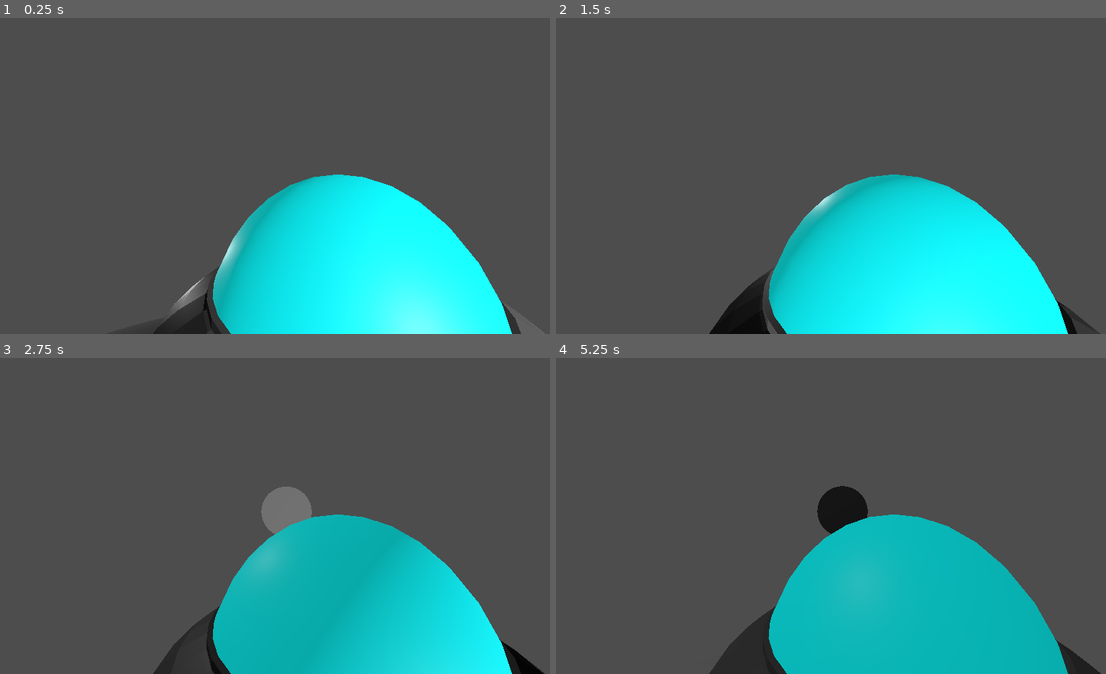
Above: before the commit, frames 1-4 (two rows, left to right).
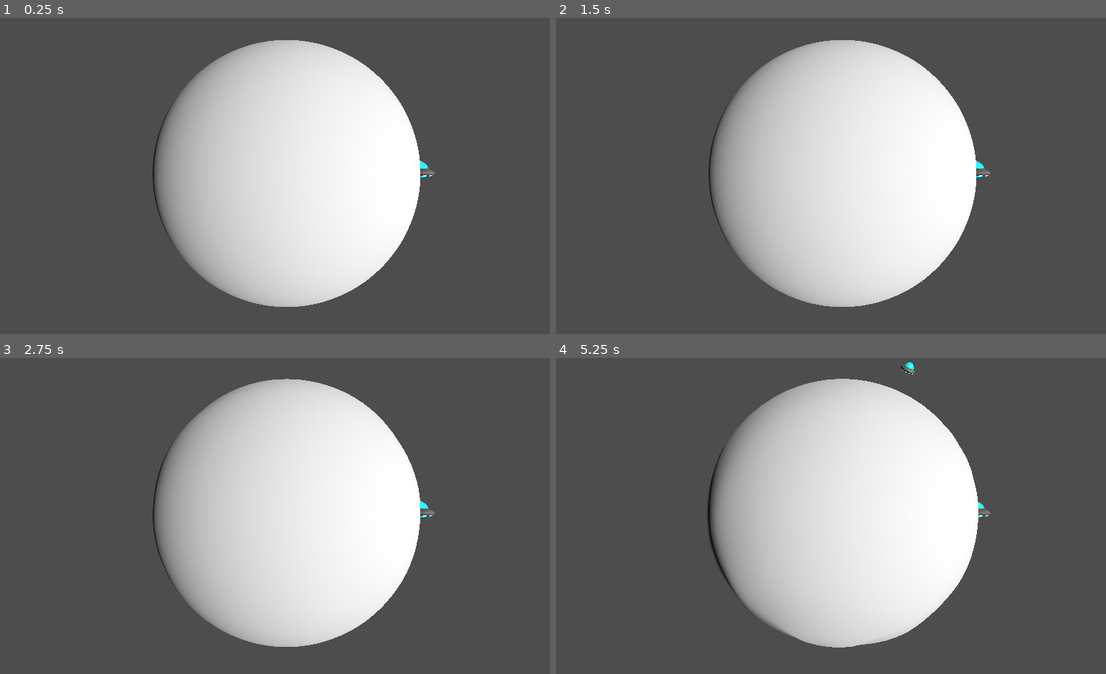
Above: after the commit, the same moments.

Repository: Routund/Earth_shakers
Game: Godot game, scene res://Scenes/test.tscn
Same seed, same stepped clock (60 frames per second), same inputs: the game is played once before the commit and once after it.
Inputs (mouse positions are in pixels of both pictures, inside the frame that each line leads up to):
- Up to frame 1 (0.25 s): no input
- Up to frame 2 (1.5 s): tap Enter at 0.5 s; move the mouse to (875, 172) at 0.52 s; hold Up (up) from 0.53 s (still down); tap Ctrl (ground_pound, bound only after the commit) at 0.6 s; tap Space (jump) at 0.77, 0.8, 1.07, 1.25, 1.35 s; move the mouse to (814, 176) at 1.27 s
- Up to frame 3 (2.75 s): keep holding Up (up); tap Space (jump) at 1.52, 1.82, 2.3 s; tap Ctrl (ground_pound, bound only after the commit) at 1.55 s; move the mouse to (302, 506) at 2.02 s; press the mouse at (302, 506) at 2.03 s
- Up to frame 4 (5.25 s): keep holding Up (up); move the mouse to (836, 519) at 2.77 s; release the mouse at (836, 519) at 2.78 s; tap Ctrl (ground_pound, bound only after the commit) at 2.85, 3.6, 4.55 s; tap Space (jump) at 3.02, 3.32, 3.77, 3.8, 4.07, 4.35, 4.52, 4.82 s; move the mouse to (886, 516) at 3.52 s; move the mouse to (798, 509) at 4.27 s; move the mouse to (847, 512) at 5.02 s; press the mouse at (847, 512) at 5.03 s

The runs differ from the first frame. In frame 1, 43% of the frame differs, in the area x 25-100%, y 7-100%; in frame 2, 43%; in frame 3, 43%; in frame 4, 44%, in the area x 27-100%, y 1-100%.

Commit message:
Worked on ground pounding

Diff:
--- a/Scenes/test.tscn
+++ b/Scenes/test.tscn
@@ -1,10 +1,11 @@
-[gd_scene load_steps=10 format=3 uid="uid://bi16iyfo3yx4e"]
+[gd_scene load_steps=11 format=3 uid="uid://bi16iyfo3yx4e"]
 
 [ext_resource type="Shader" path="res://Shaders/planet_wave.gdshader" id="1_nw1d7"]
 [ext_resource type="Script" path="res://Scripts/UvSphere.gd" id="3_08ukf"]
 [ext_resource type="PackedScene" uid="uid://cnjb7mb2dxn31" path="res://Sculptures/UFO.glb" id="4_luwtk"]
 [ext_resource type="PackedScene" uid="uid://cdq77svver7c0" path="res://Scenes/player.tscn" id="4_n1flc"]
 [ext_resource type="Script" path="res://Scripts/enemy_spawner.gd" id="5_jv2rp"]
+[ext_resource type="Script" path="res://Scripts/test_camera.gd" id="6_7i4cg"]
 
 [sub_resource type="CapsuleMesh" id="CapsuleMesh_x20ug"]
 
@@ -64,4 +65,8 @@
 [node name="Spawn_Timer" type="Timer" parent="Enemy_Spawner"]
 autostart = true
 
+[node name="Camera3D" type="Camera3D" parent="."]
+transform = Transform3D(1, 0, 0, 0, 1, 0, 0, 0, 1, 0, 0, 14.8607)
+script = ExtResource("6_7i4cg")
+
 [connection signal="timeout" from="Enemy_Spawner/Spawn_Timer" to="Enemy_Spawner" method="_on_timer_timeout"]
--- a/Scripts/UvSphere.gd
+++ b/Scripts/UvSphere.gd
@@ -34,8 +34,7 @@
 func _process(delta : float) -> void:
 	k+=delta
 	Gravity.k = k
-	if Input.is_action_just_pressed("jump"):
-		add_impact(Vector3(randf()- 0.5,randf() - 0.5,randf()-0.5).normalized())
+
 
 	if Input.is_action_pressed("left"):
 		rotation.y -= 0.02
--- a/Scripts/player.gd
+++ b/Scripts/player.gd
@@ -9,13 +9,20 @@
 var bullet_rotation = 0
 
 var gravitational_velocity : Vector3 = Vector3.ZERO
+var gravity_scale : float = 1
 var jump_velocity : Vector3 = Vector3.ZERO
+var jump_scale : float = 5
 var perpendicular_movement : Vector3 = Vector3.ZERO
+
 var direction : Vector3 = Vector3.ZERO
 var position_normalized : Vector3
 var camera_yaw :float = 0
+
+var ground_pounding : bool = false
+
 @onready var head = $head
 @onready var camera = $head/Camera3D
+@onready var Planet = get_parent().get_node("Planet")
 
 var grounded : bool = false
 
@@ -42,16 +49,25 @@
 
 	# If player isn't grounded, increase the amount of velocity due to gravity
 	if !grounded:
+		if Input.is_action_just_pressed("ground_pound") and position.length() > 10:
+			ground_pounding = true
+			gravity_scale = 6
+			print("Pounding")
 		var accel = Gravity.gravitate(position)
-		gravitational_velocity += -accel[0] * delta * 1
+		gravitational_velocity += -accel[0] * delta * gravity_scale
 		var ground_result = Gravity.check_ground(position + velocity * delta)
 		if ground_result[1]:
 			# Resets velocity due to gravity and jumping, and sets player position to be on top of planet
 			gravitational_velocity = Vector3.ZERO
-			jump_velocity = Vector3(0,0,0)
+			jump_velocity = Vector3.ZERO
+			velocity = Vector3.ZERO
+
 			position = ground_result[0]
 			grounded = true
-			velocity = Vector3.ZERO
+			gravity_scale = 1
+			if ground_pounding:
+				Planet.add_impact(position)
+				ground_pounding = false
 	else:
 		# If player grounded, reset their position to be on top of the planet
 		position = Gravity.check_ground(position + (gravitational_velocity + jump_velocity)*delta)[0]
--- a/project.godot
+++ b/project.godot
@@ -55,3 +55,8 @@
 "events": [null, Object(InputEventMouseButton,"resource_local_to_scene":false,"resource_name":"","device":-1,"window_id …(262 unchanged characters)…
 ]
 }
+ground_pound={
+"deadzone": 0.5,
+"events": [Object(InputEventKey,"resource_local_to_scene":false,"resource_name":"","device":-1,"window_id":0,"alt_pressed":false,"shift_pressed":false,"ctrl_pressed":false,"meta_pressed":false,"pressed":false,"keycode":0,"physical_keycode":4194326,"key_label":0,"unicode":0,"location":0,"echo":false,"script":null)
+]
+}
